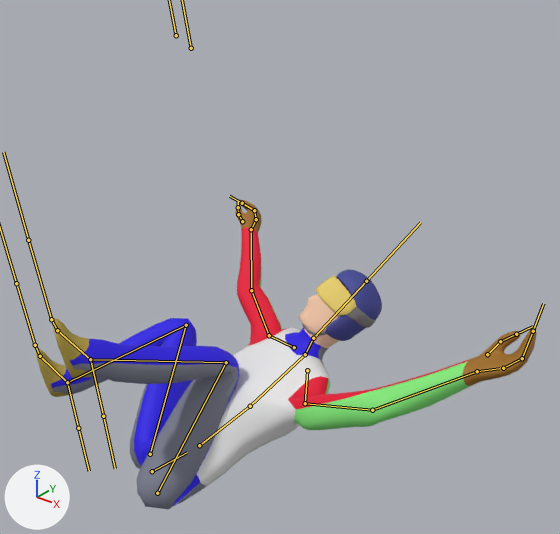
The FBX model Assets/Models/Characters/jumper.fbx, before and after one commit.
Camera for both pictures: a 50 mm camera at (1.363, -1.681, 1.155) aimed at (0.153, -0.168, 0.217). Lighting does not change. The marker at lower left points along +X, +Y and +Z. Both versions are drawn at frame 1 of the action 'Armature|StruggleL2L2Crash'; the numbers are the values there. The bones that bend it are drawn over the model as lines.

Names of what the first picture shows: 'Cube', 'Goggles', 'Helmet'.
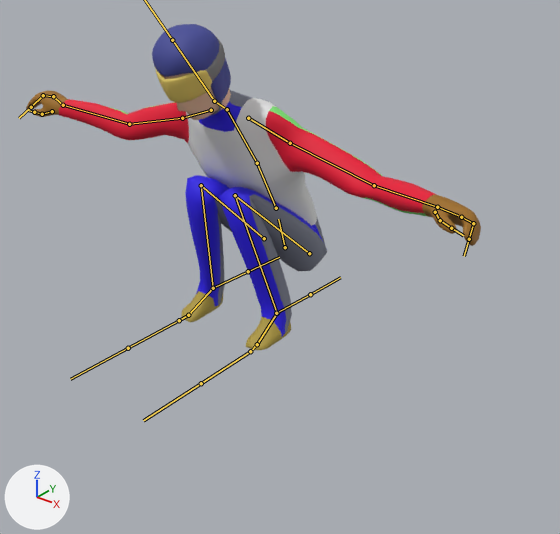
Scene script edits in JSON lines:
```json
{"block": "bone_hips", "where": "bone_hips = bpy.data.objects['Armature'].pose.bones['Hips']"}
{"op": "set", "path": "bone_hips.location", "old": "(0.005, -1.132, 0.663)", "new": "(0.0, -0.706, 0.018)"}
{"op": "set", "path": "bone_hips.rotation_quaternion", "old": "(0.769, -0.557, -0.28, -0.142)", "new": "(0.995, 0.104, 0.0, 0.0)", "note": "degrees (-74, -36, 7) -> degrees (12, 0, 0)"}
{"block": "bone_upper_arm_l", "where": "bone_upper_arm_l = bpy.data.objects['Armature'].pose.bones['Upper Arm.L']  # child of 'Shoulder.L'"}
{"op": "set", "path": "bone_upper_arm_l.rotation_quaternion", "old": "(0.532, 0.495, -0.439, 0.528)", "new": "(0.883, 0.221, -0.258, 0.326)", "note": "degrees (27, -82, 66) -> degrees (16, -37, 35)"}
{"block": "bone_upper_arm_r", "where": "bone_upper_arm_r = bpy.data.objects['Armature'].pose.bones['Upper Arm.R']  # child of 'Shoulder.R'"}
{"op": "set", "path": "bone_upper_arm_r.rotation_quaternion", "old": "(0.83, 0.063, -0.09, -0.547)", "new": "(0.913, 0.152, 0.063, -0.373)", "note": "degrees (12, -5, -67) -> degrees (14, 13, -43)"}
{"block": "bone_upper_leg_l", "where": "bone_upper_leg_l = bpy.data.objects['Armature'].pose.bones['Upper Leg.L']  # child of 'Hips'"}
{"op": "set", "path": "bone_upper_leg_l.rotation_quaternion", "old": "(0.293, 0.918, 0.149, 0.223)", "new": "(0.303, 0.928, 0.079, 0.2)", "note": "degrees (140, -19, 25) -> degrees (141, -19, 16)"}
{"block": "bone_lower_leg_l", "where": "bone_lower_leg_l = bpy.data.objects['Armature'].pose.bones['Lower Leg.L']  # child of 'Upper Leg.L'"}
{"op": "set", "path": "bone_lower_leg_l.rotation_quaternion", "old": "(0.633, -0.745, 0.0, -0.21)", "new": "(-0.32, 0.912, 0.0, 0.257)", "note": "degrees (-97, -18, -16) -> degrees (-139, -28, -11)"}
{"block": "bone_foot_l", "where": "bone_foot_l = bpy.data.objects['Armature'].pose.bones['Foot.L']  # child of 'Lower Leg.L'"}
{"op": "set", "path": "bone_foot_l.rotation_quaternion", "old": "(0.944, -0.251, -0.214, 0.02)", "new": "(0.989, 0.088, -0.093, 0.071)", "note": "degrees (-32, -23, 9) -> degrees (9, -11, 7)"}
{"block": "bone_upper_leg_r", "where": "bone_upper_leg_r = bpy.data.objects['Armature'].pose.bones['Upper Leg.R']  # child of 'Hips'"}
{"op": "set", "path": "bone_upper_leg_r.rotation_quaternion", "old": "(0.465, 0.645, 0.061, -0.604)", "new": "(0.303, 0.928, -0.079, -0.2)", "note": "degrees (73, 57, -61) -> degrees (141, 19, -16)"}
{"block": "bone_lower_leg_r", "where": "bone_lower_leg_r = bpy.data.objects['Armature'].pose.bones['Lower Leg.R']  # child of 'Upper Leg.R'"}
{"op": "set", "path": "bone_lower_leg_r.rotation_quaternion", "old": "(0.424, -0.527, 0.008, 0.737)", "new": "(-0.32, 0.912, 0.0, -0.257)", "note": "degrees (-44, 51, 98) -> degrees (-139, 28, 11)"}
{"block": "bone_foot_r", "where": "bone_foot_r = bpy.data.objects['Armature'].pose.bones['Foot.R']  # child of 'Lower Leg.R'"}
{"op": "set", "path": "bone_foot_r.rotation_quaternion", "old": "(0.983, -0.009, -0.098, -0.153)", "new": "(0.989, 0.088, 0.093, -0.071)", "note": "degrees (1, -11, -18) -> degrees (9, 11, -7)"}
{"block": "bone_leg_ik_l", "where": "bone_leg_ik_l = bpy.data.objects['Armature'].pose.bones['Leg IK.L']"}
{"op": "set", "path": "bone_leg_ik_l.location", "old": "(-0.102, -0.771, 0.044)", "new": "(0.0, -0.184, -0.022)"}
{"op": "set", "path": "bone_leg_ik_l.rotation_quaternion", "old": "(0.707, -0.634, 0.201, -0.242)", "new": "(1.0, 0.0, 0.0, 0.0)", "note": "degrees (-83, -1, -37) -> degrees (0, 0, 0)"}
{"block": "bone_leg_ik_r", "where": "bone_leg_ik_r = bpy.data.objects['Armature'].pose.bones['Leg IK.R']"}
{"op": "set", "path": "bone_leg_ik_r.location", "old": "(-0.188, -0.609, -0.238)", "new": "(0.0, -0.184, -0.022)"}
{"op": "set", "path": "bone_leg_ik_r.rotation_quaternion", "old": "(0.707, -0.634, 0.201, -0.242)", "new": "(1.0, 0.0, 0.0, 0.0)", "note": "degrees (-83, -1, -37) -> degrees (0, 0, 0)"}
```

Pixel boxes (x1, y1, x2, y2) of what changed, in the pictures (560 x 534 px):
```json
{"object": "Cube", "change": "posed", "before": [36, 200, 537, 509], "after": [26, 73, 481, 350]}
{"object": "Helmet", "change": "posed", "before": [302, 269, 382, 341], "after": [152, 24, 231, 116], "on screen": "27% taller"}
{"object": "Goggles", "change": "posed", "before": [315, 275, 376, 328], "after": [155, 37, 225, 103]}
{"bone": "Hips", "before": "(152, 471) to (187, 452)", "after": "(285, 247) to (278, 219)"}
{"bone": "Upper Arm.L", "before": "(305, 403) to (372, 410)", "after": "(290, 143) to (374, 185)"}
{"bone": "Upper Arm.R", "before": "(269, 335) to (251, 290)", "after": "(182, 118) to (129, 124)"}
{"bone": "Upper Leg.L", "before": "(157, 493) to (226, 362)", "after": "(309, 253) to (235, 195)"}
{"bone": "Lower Leg.L", "before": "(226, 362) to (90, 359)", "after": "(235, 195) to (277, 313)"}
{"bone": "Foot.L", "before": "(90, 359) to (57, 330)", "after": "(277, 313) to (257, 344)"}
{"bone": "Upper Leg.R", "before": "(150, 454) to (186, 325)", "after": "(264, 238) to (201, 185)"}
{"bone": "Lower Leg.R", "before": "(186, 325) to (67, 382)", "after": "(201, 185) to (213, 288)"}
{"bone": "Foot.R", "before": "(67, 382) to (40, 356)", "after": "(213, 288) to (188, 315)"}
{"bone": "Leg IK.L", "before": "(90, 359) to (103, 416)", "after": "(276, 313) to (310, 294)"}
{"bone": "Leg IK.R", "before": "(67, 382) to (78, 428)", "after": "(213, 288) to (248, 271)"}
```
